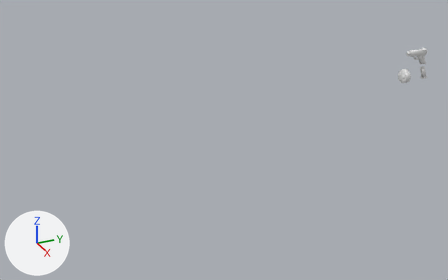
Renders of the Blender file art/weapons/volkerpistol.blend from each side of a commit.
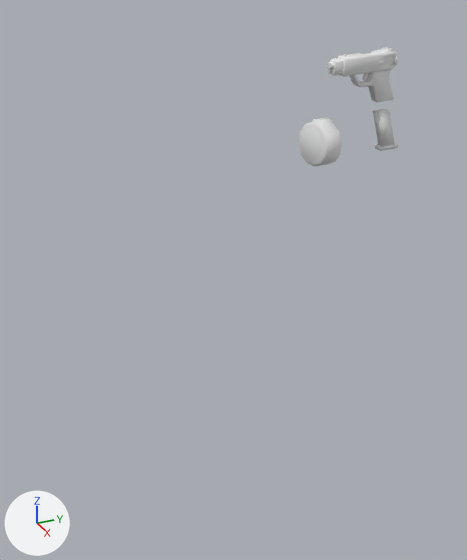
The first picture shows the older version from a 50 mm lens placed at (21.24, -18.88, 12.5), pointed at (-0.73, -9.0, 1.51). The close-ups show both versions on the part from 69% to 100% of the width and 12% to 72% of the height of that picture; other places that the commit changed are outside them. Arrows for +X, +Y and +Z are at lower left; the lights stay in place.
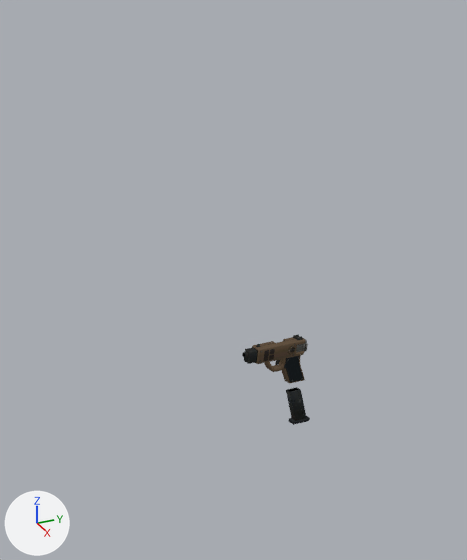
Changed parts and their boxes [x1, y1, x2, y2] in the close-ups (467 x 560 px; the box of a moved part takes in the faces that stretch with it):
'Cube.001', surface changed, reshaped, shading changed, moved (32% narrower, 24% shorter): before [298, 47, 399, 166]; after [242, 335, 310, 425]
part 1 of me_cube_001, moved or reshaped (not visible afterwards): before [298, 117, 342, 166]
part 2 of me_cube_001, shading changed: before [327, 47, 399, 151]; after [242, 335, 310, 425]

Patch to the scene script:
```diff
--- a/art/weapons/volkerpistol.blend.py
+++ b/art/weapons/volkerpistol.blend.py
@@ img_volkerpistolpolymer_png @@
+img_volkerpistolpolymer_png = load_image('volkerpistolpolymer.png', 'volkerpistolpolymer.png', 512, 512, 'sRGB')
@@ img_volkerpistol_png @@
+img_volkerpistol_png = load_image('volkerpistol.png', 'volkerpistol.png', 512, 512, 'sRGB')
@@ mat_material_002 @@
 mat_material_002 = bpy.data.materials.new('Material.002')
-# nodes: BsdfDiffuse, OutputMaterial
+# nodes: BsdfPrincipled, Mix, OutputMaterial, TexImage x2
+# uses the picture img_volkerpistol_png
+# uses the picture img_volkerpistolpolymer_png
@@ me_cube_001 @@
 me_cube_001.from_pydata(...)  # 451 vertices, 419 faces; spans x -0.29..0.29, y -0.49..1.01, z -1.27..0.23
 # used by ob_cube_001; location = (0.0, 0.0, 4.36)
+# me_cube_001 part 1: the loose piece of 88 vertices spanning x -0.29..0.29, y -0.49..-0.19, z -1.27..-0.65 is scaled about its middle by 0.05, then moved by (0.0, 1.2, -0.23)
+# me_cube_001 part 2: all faces are now shaded flat (419 of 419 changed)
 me_cube_001.materials.append(mat_material_002)
@@ ob_cube_001 @@
 ob_cube_001 = bpy.data.objects.new('Cube.001', me_cube_001)
-ob_cube_001.location = (0.0, 0.0, 4.36)
+ob_cube_001.location = (-1.04, 0.0, -0.32)
```
